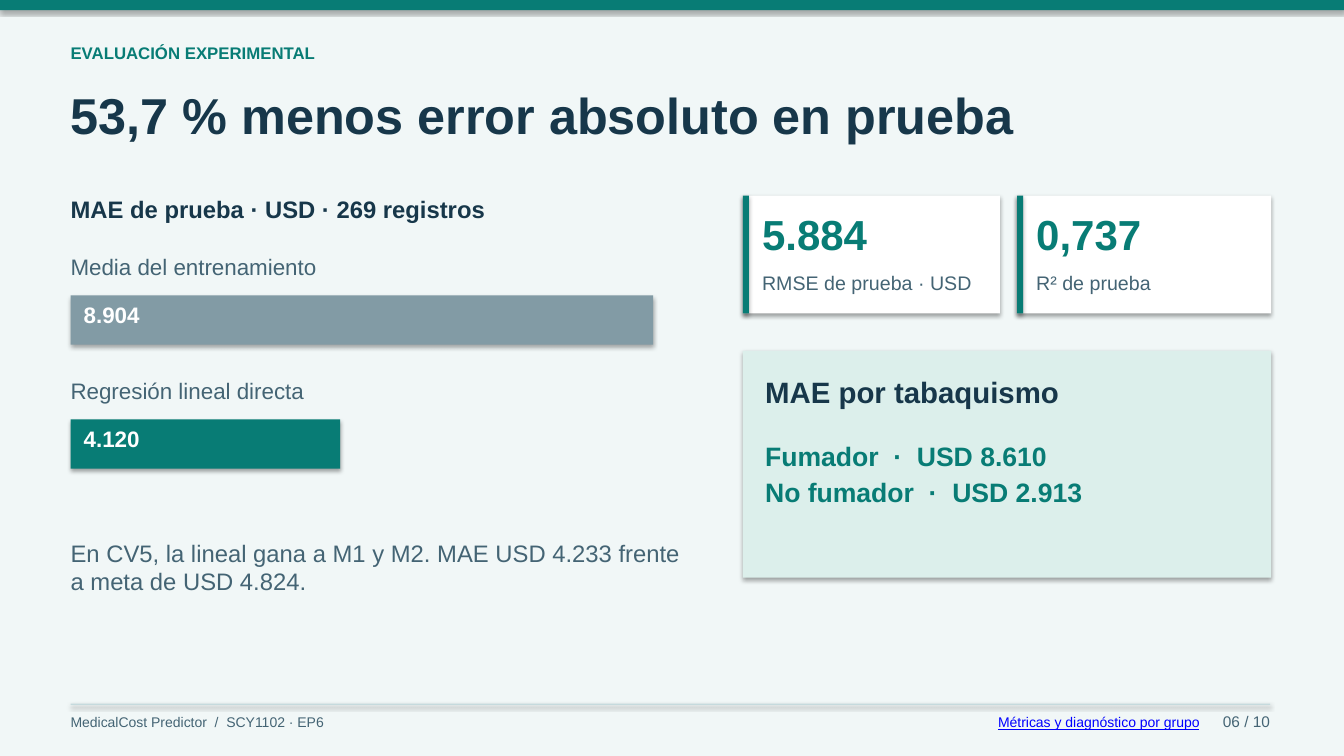
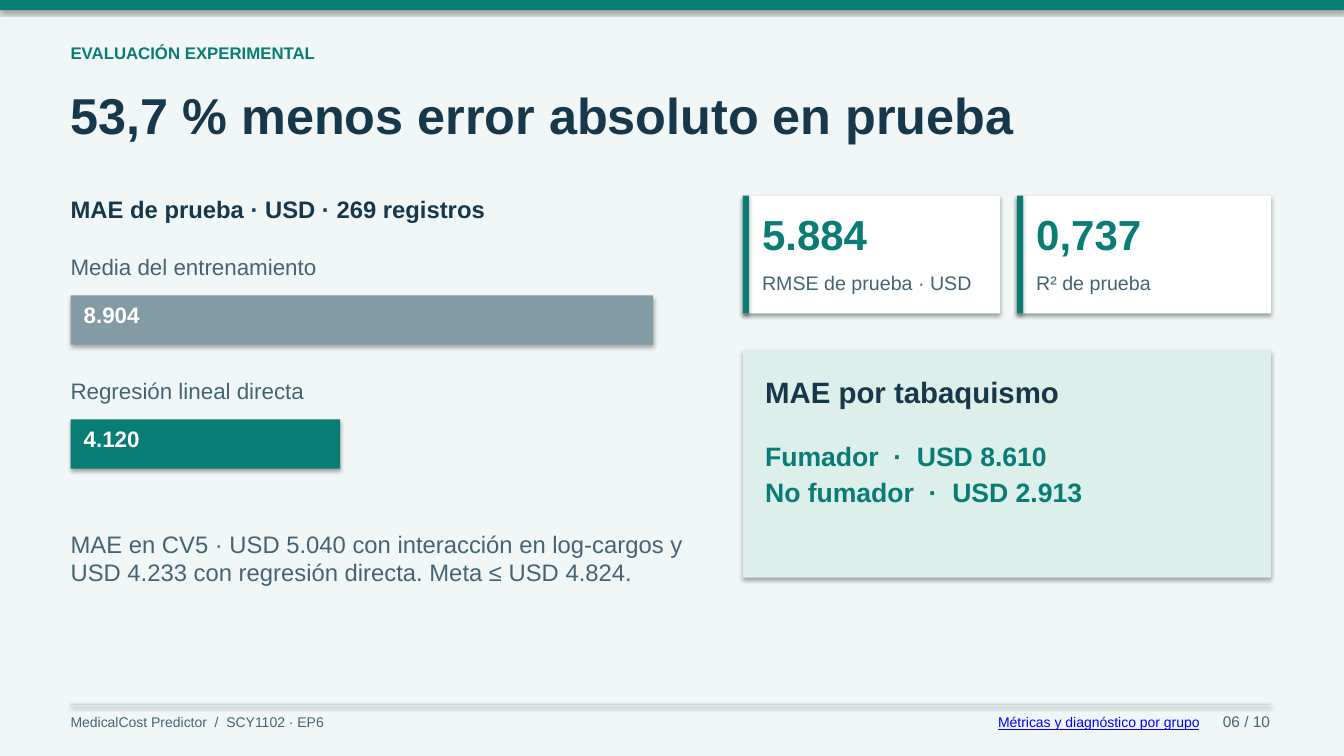
Before and after one commit to vicezepeda/Medical-Cost-Personal_Proyect, a slide deck: slide 6 of entregables/MedicalCost_Predictor_Defensa_EP6.pptx. Drawn at 1344x756 pixels with LibreOffice and Linux fonts; fonts in the diff are those of the drawing. Boxes give left, top, right and bottom in pixels: in the first picture for what was removed or moved away, otherwise in the second. Text is boxed around its words. In the diff, an @@ line names an element or a change of style, - is before the commit and + after.

```diff
--- a/entregables/MedicalCost_Predictor_Defensa_EP6.pptx
+++ b/entregables/MedicalCost_Predictor_Defensa_EP6.pptx
@@ text at [71,535,682,586]: text changed @@
-En CV5, la lineal gana a M1 y M2. MAE USD 4.233 frente a meta de USD 4.824.
+MAE en CV5 · USD 5.040 con interacción en log-cargos y USD 4.233 con regresión directa. Meta ≤ USD 4.824.
```
Also in this commit, not shown: 2 slides added, 2 slides removed, 1 other file.
